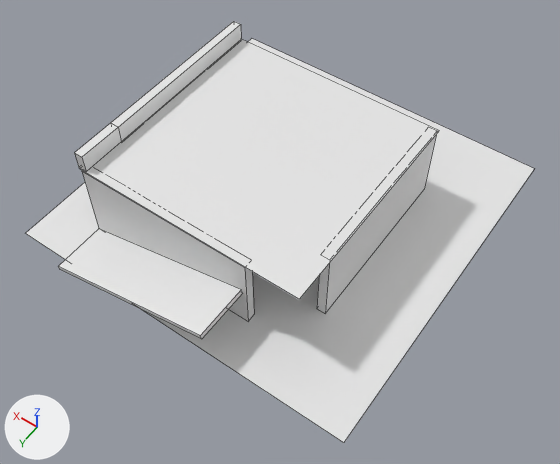
Before and after pictures for a commit that changed the Blender file src/entities/radio/radio.blend.
Both versions are drawn from a camera (50 mm lens) standing at (-83.9, 87.1, 126.6) and looking at (-26.0, 6.0, -0.8). The axes (+X, +Y, +Z) are drawn at lower left. The lights are the same throughout. The picture after the commit comes second. Mesh edges are drawn as thin lines.

Objects in the first picture: 'Cube-col', 'Cube.002-col', 'Cube.004-col', 'Cube.005-col', 'ramp-col'.
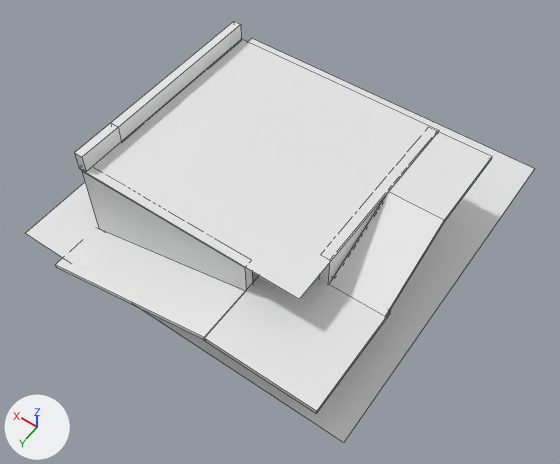
Location of each change, [x1, y1, x2, y2] in pixels of the pictures (560 x 464 px):
'platform-col', added
    after: [204, 276, 391, 414]
'ramp2-col', added
    after: [330, 132, 492, 316]
'ramp-col', rescaled
    before: [58, 230, 243, 339]
    after: [55, 230, 245, 340]
'Cube.002-col', unchanged, covered by the edit
    before: [317, 135, 436, 314]
    after: [319, 198, 384, 283]

Patch to the scene script:
```diff
--- a/src/entities/radio/radio.blend.py
+++ b/src/entities/radio/radio.blend.py
@@ me_cube_008 @@
+me_cube_008.from_pydata([(-0.91, -1.0, -6.41), (-0.91, -1.0, -4.41), (-0.91, 1.0, -6.41), (-0.91, 1.0, -4.41), (1.0, -1.0, -1.0), (1.0, -1.0, 1.0), (1.0, 1.0, -1.0), (1.0, 1.0, 1.0), (0.0, 1.0, 3.7), (0.0, 1.0, 5.7), (0.0, -1.0, 3.7), (0.0, -1.0, 5.7)], [], [(0, 1, 3, 2), (8, 9, 7, 6), (6, 7, 5, 4), (10, 11, 1, 0), (8, 6, 4, 10), (9, 3, 1, 11), (7, 9, 11, 5), (2, 8, 10, 0), (4, 5, 11, 10), (2, 3, 9, 8)])
@@ ob_ramp_col @@
 ob_ramp_col.rotation_euler = (0.0, 0.262, 0.0)  # degrees (0, 15, 0)
-ob_ramp_col.scale = (20.0, 6.0, 0.5)
+ob_ramp_col.scale = (21.0, 6.0, 0.5)
@@ ob_ramp2_col @@
+ob_ramp2_col = bpy.data.objects.new('ramp2-col', me_cube_008)
+ob_ramp2_col.location = (-50.2, -4.7, 12.1)
+ob_ramp2_col.rotation_euler = (0.0, 0.262, 1.571)  # degrees (0, 15, 90)
+ob_ramp2_col.scale = (21.0, 6.0, 0.5)
@@ ob_platform_col @@
+ob_platform_col = bpy.data.objects.new('platform-col', me_cube_006.copy())  # the mesh of ob_ramp_col
+ob_platform_col.location = (-44.4, 26.1, 6.6)
+ob_platform_col.scale = (12.0, 12.0, 0.5)
```
